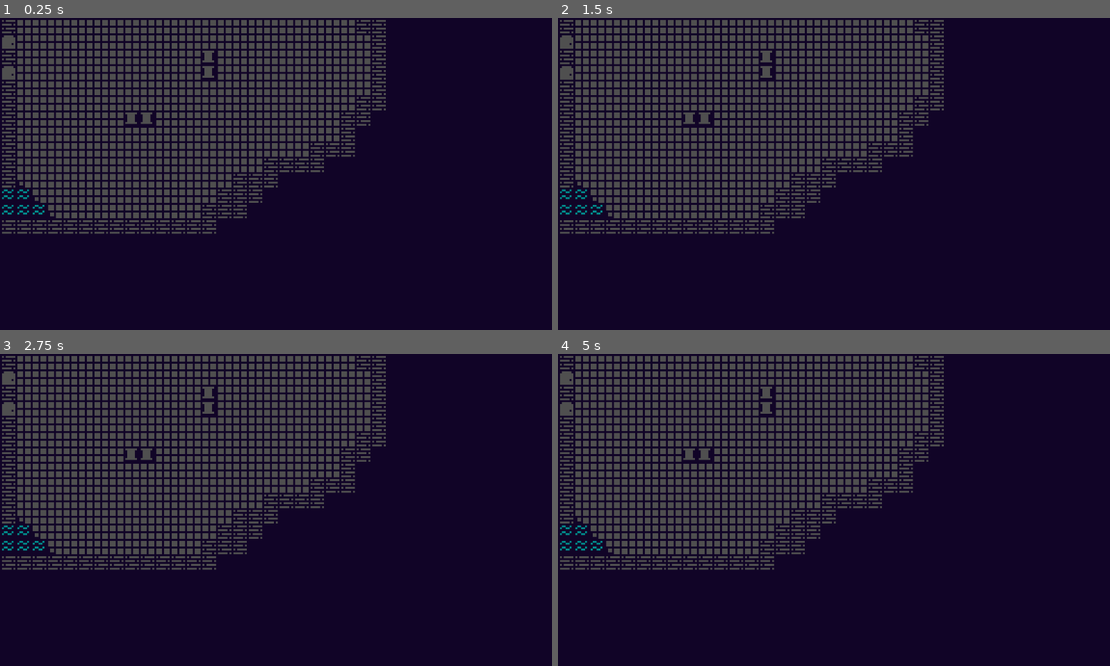
Above: before the commit, frames 1-4 (two rows, left to right).
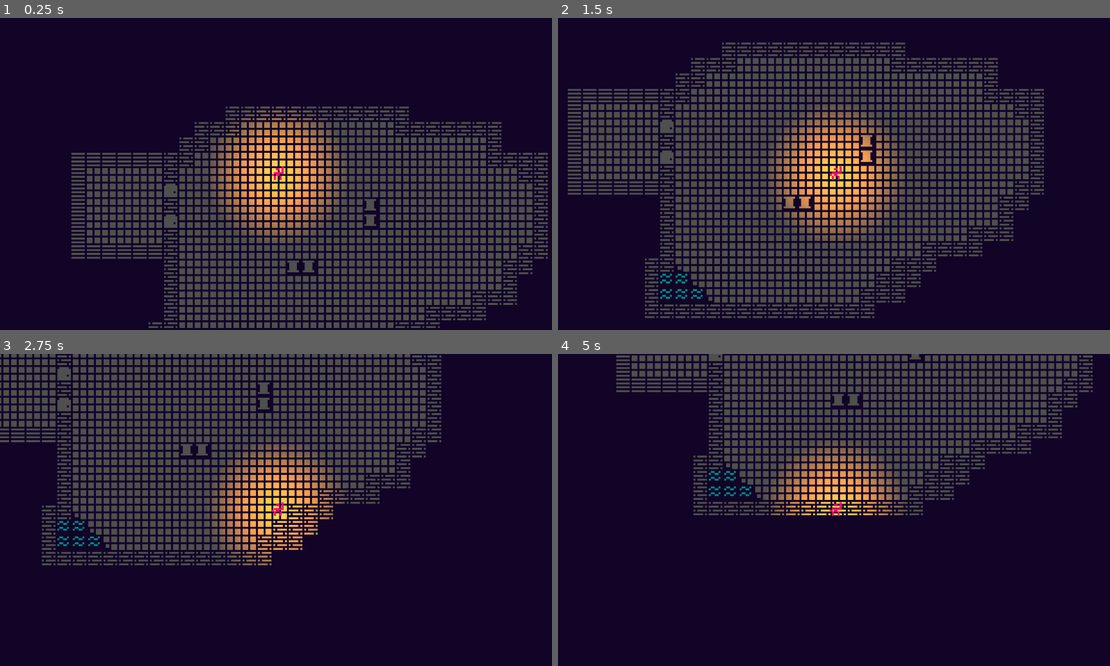
Above: after the commit, the same moments.

Repository: Hamblok0/Gremory
Game: Godot game, scene res://scenes/game.tscn
Two runs of this game, one before a commit and one after it. Both use one fixed random seed, a clock stepped at 60 frames per second and the inputs below. The project has no main scene, so this scene is started directly.
Inputs:
- Up to frame 1 (0.25 s): no input
- Up to frame 2 (1.5 s): tap Enter at 0.5 s; hold M (player_downright) 0.53-1.28 s; hold J (player_down) from 1.28 s (still down)
- Up to frame 3 (2.75 s): release J (player_down) at 2.03 s; hold M (player_downright) from 2.03 s (still down)
- Up to frame 4 (5 s): release M (player_downright) at 2.78 s; hold K (player_up) 2.78-3.53 s; hold N (player_downleft) from 3.53 s (still down)

The runs differ from the first frame. In frame 1, 45% of the frame differs, in the area x 0-100%, y 0-100%; in frame 2, 31%; in frame 3, 29%; in frame 4, 28%.
Error before the commit: Parse Error: Preload file "res://player.tscn" does not exist. (res://scripts/game.gd:3)

Commit message:
file structure migration continued - Forgot to change the path for the user packed scene in the main game script, also forgot to reimport my constants script

Diff:
--- a/project.godot
+++ b/project.godot
@@ -17,7 +17,7 @@
 
 [autoload]
 
-Constants="*res://constants.gd"
+Constants="*res://scripts/constants.gd"
 
 [debug]
 
--- a/scripts/game.gd
+++ b/scripts/game.gd
@@ -1,6 +1,6 @@
 extends Node2D
 
-var player_scene: PackedScene = preload("res://player.tscn")
+var player_scene: PackedScene = preload("res://scenes/player.tscn")
 
 # Called when the node enters the scene tree for the first time.
 func _ready() -> void:
